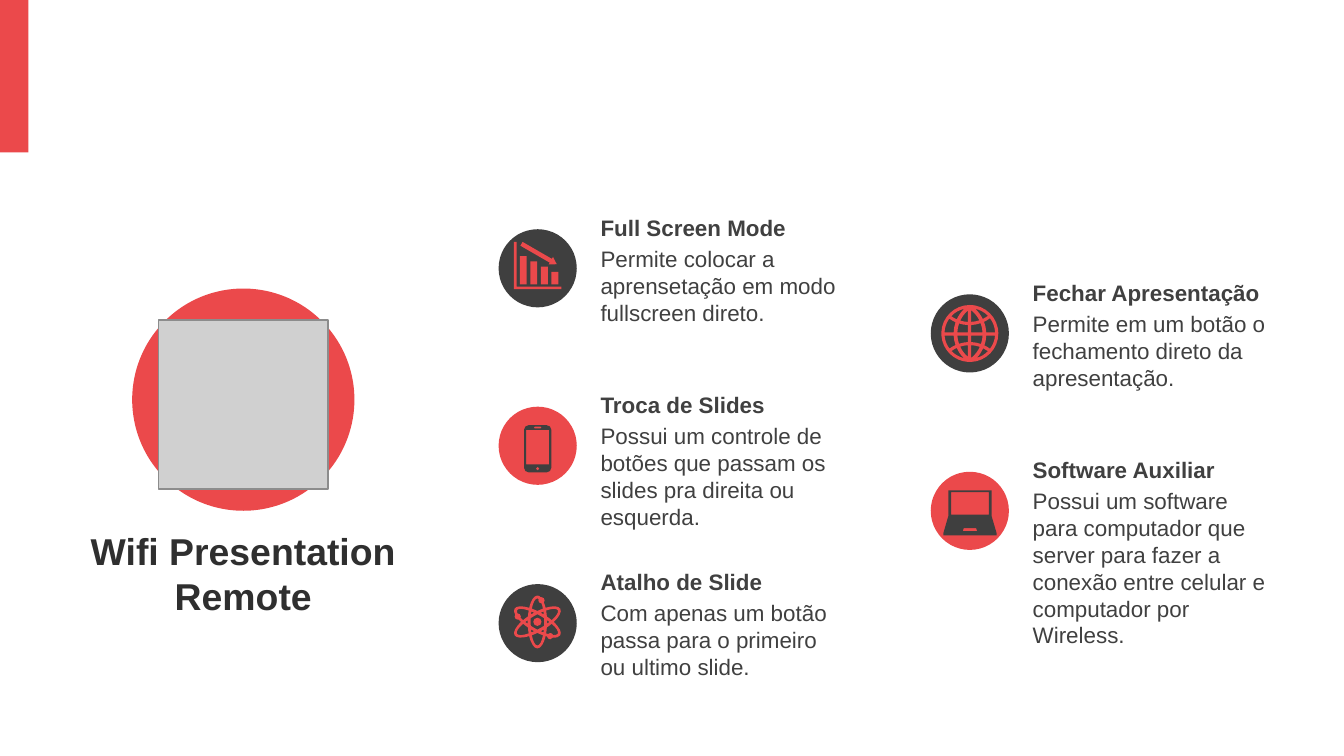
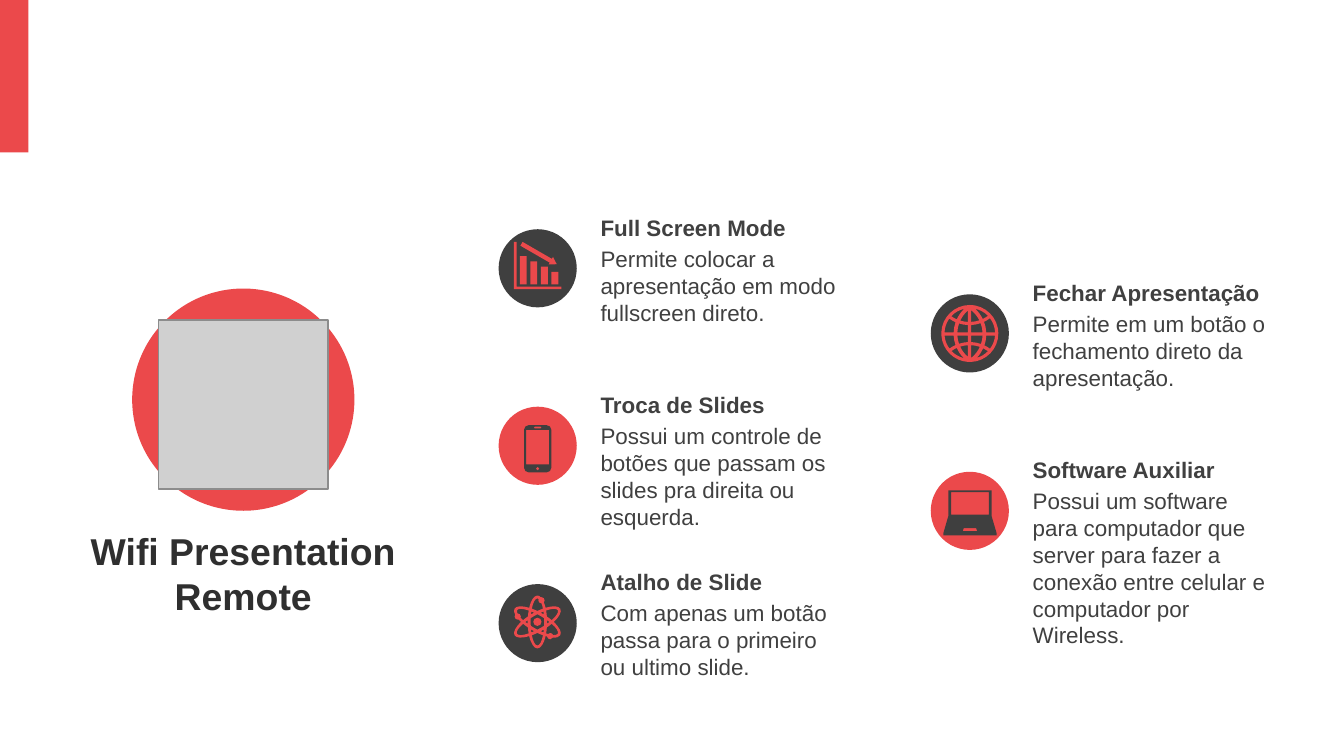
Before and after one commit to WagnerCaetano/TCC-2019, a slide deck: slide 4 of APRESENTAÇÃO TCC.pptx. Drawn at 1344x756 pixels with LibreOffice and Linux fonts; fonts in the diff are those of the drawing; grey boxes stand for pictures; background and template pictures are left out. Boxes give left, top, right and bottom in pixels: in the first picture for what was removed or moved away, otherwise in the second. Text is boxed around its words. In the diff, an @@ line names an element or a change of style, - is before the commit and + after.

```diff
--- a/APRESENTAÇÃO TCC.pptx
+++ b/APRESENTAÇÃO TCC.pptx
@@ text at [601,250,835,321]: text changed @@
-Permite colocar a aprensetação em modo fullscreen direto.
+Permite colocar a apresentação em modo fullscreen direto.
```
Also in this commit, not shown: 2 other slides changed, 1 slide added, 6 slides removed, 10 other files.
